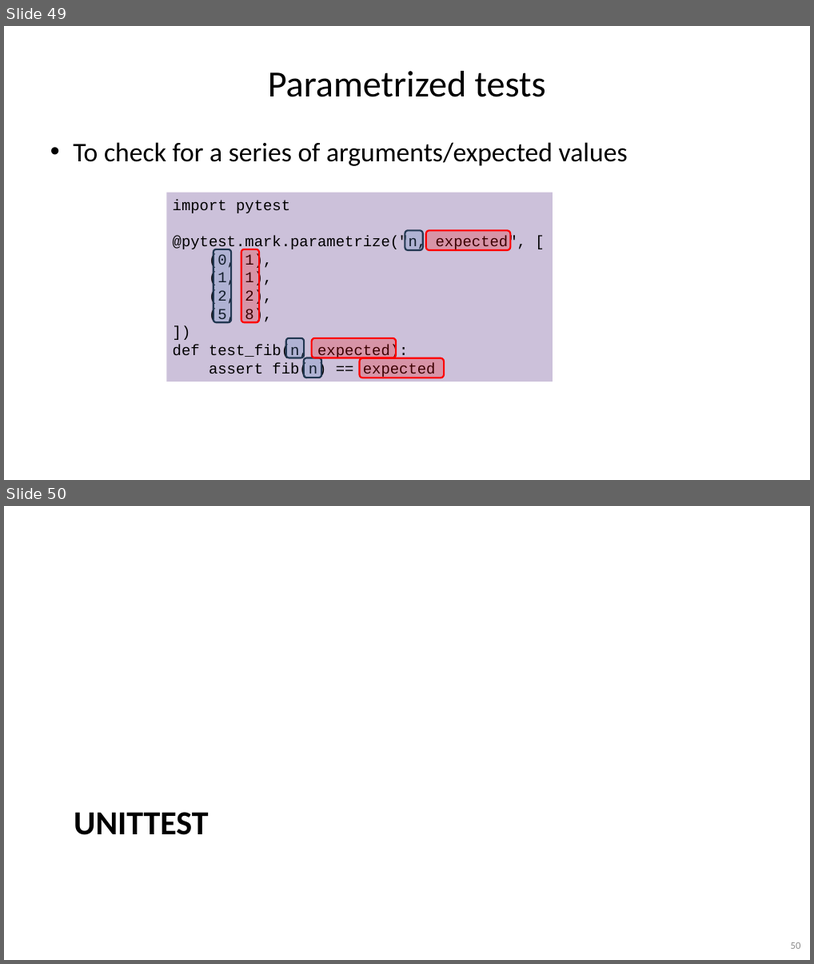
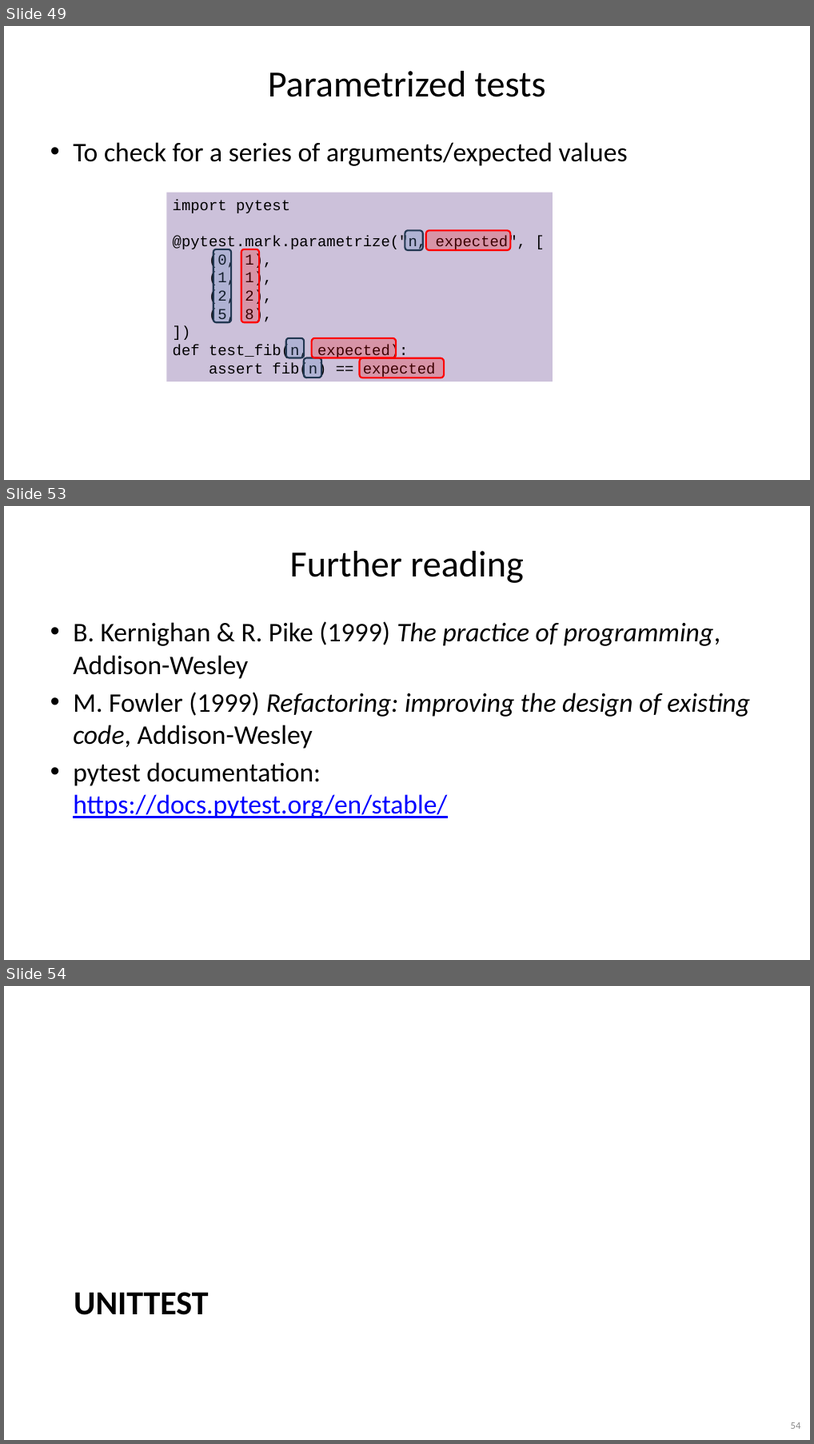
Before and after one commit to gjbex/Python-software-engineering, a slide deck: python_software_engineering.pptx. Shown one above the other, each under a label of ours: slides 49 and 50 before the commit, slides 49, 53 and 54 after it; the slides between them are not shown. The pictures are 814x964 and 814x1444 pixels, drawn with LibreOffice and Linux fonts; fonts in the diff are those of the drawing. Boxes give left, top, right and bottom in pixels: in the first picture for what was removed or moved away, otherwise in the second. Text is boxed around its words. In the diff, an @@ line names an element or a change of style, - is before the commit and + after.

```diff
--- a/python_software_engineering.pptx
+++ b/python_software_engineering.pptx
@@ slide 53 added at (4,506,810,960), background #FFFFFF @@
@@ title added at (290,551,523,583), 44 pt, text #000000 @@
+Further reading
@@ text added at (73,621,750,818), 32 pt, text #000000 @@
+• B. Kernighan & R. Pike (1999) The practice of programming, Addison-Wesley
+• M. Fowler (1999) Refactoring: improving the design of existing code, Addison-Wesley
+• pytest documentation:
+  https://docs.pytest.org/en/stable/
@@ what was slide 50 is now slide 54 @@
@@ page number at (791,1422,802,1428): text changed @@
-50
+54
```
Also in this commit, not shown: 1 slide changed, 3 other slides added.
